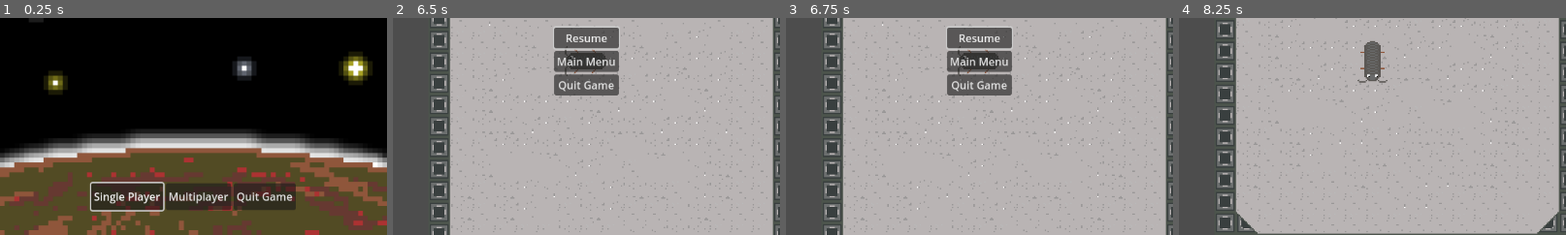
Above: before the commit, frames 1-4 (left to right).
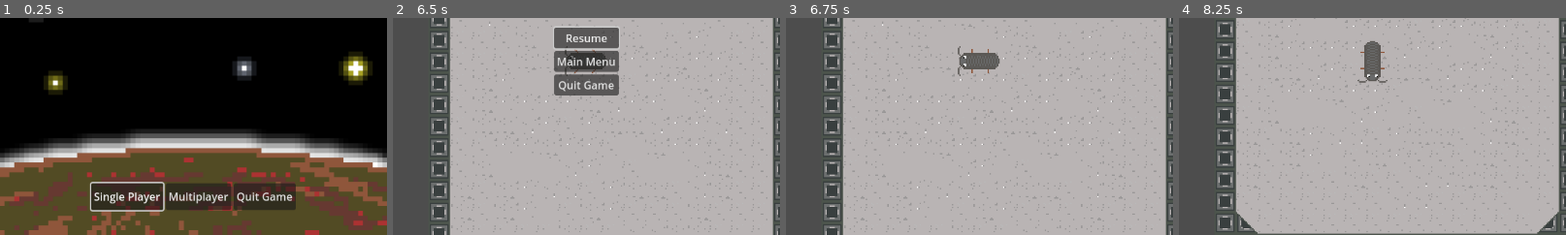
Above: after the commit, the same moments.

Repository: TheAdamSmith/precursor
Game: Godot game, scene res://ui/main_menu.tscn
Same seed, same stepped clock (60 frames per second), same inputs: the game is played once before the commit and once after it.
Inputs (mouse positions are % of the whole screen's width and height, from its top left):
- Up to frame 1 (0.25 s): no input
- Up to frame 2 (6.5 s): click "Single Player" at 0.5 s; click "Start Game" at 1.25 s; tap Enter at 2 s; hold D (move_right) 2.03-2.78 s; hold S (move_down) 2.78-3.53 s; hold D (move_right) 3.53-4.28 s; tap Space at 4.25 s; hold W (move_up) 4.28-5.03 s; hold A (move_left) from 5.03 s (still down); tap Escape (ui_cancel) at 5.65 s
- Up to frame 3 (6.75 s): release A (move_left) at 6.5 s; click "Resume" at 6.5 s
- Up to frame 4 (8.25 s): click (50, 50) at 7.25 s, where only the run before the commit has a clickable "Main Menu"; tap Enter at 8 s; hold S (move_down) from 8.03 s (still down)
The pictures show only the part of the screen within x 25-75%, y 40-90%; the shares and areas given below are measured in that part.

Frames 1-2 are identical in both runs. In frame 3, 4.6% of the frame differs, in the area x 41-59%, y 3-36%; in frame 4, nothing differs.

Commit message:
fixed bug with hud control node blocking mouse input

Diff:
--- a/ui/hud.tscn
+++ b/ui/hud.tscn
@@ -11,6 +11,7 @@
 anchor_bottom = 1.0
 grow_horizontal = 2
 grow_vertical = 2
+mouse_filter = 2
 
 [node name="Label" type="Label" parent="Control"]
 layout_mode = 1
--- a/ui/pause_screen.tscn
+++ b/ui/pause_screen.tscn
@@ -16,6 +16,7 @@
 anchor_bottom = 1.0
 grow_horizontal = 2
 grow_vertical = 2
+mouse_filter = 1
 script = ExtResource("1_elhuq")
 initial_focus = NodePath("VBoxContainer/ResumeButton")
 
@@ -35,16 +36,19 @@
 
 [node name="ResumeButton" type="Button" parent="PauseMenu/VBoxContainer"]
 layout_mode = 2
+mouse_filter = 1
 text = "Resume"
 script = ExtResource("2_rtyes")
 
 [node name="MainMenuButton" type="Button" parent="PauseMenu/VBoxContainer"]
 layout_mode = 2
+mouse_filter = 1
 text = "Main Menu"
 script = ExtResource("2_pyns1")
 next_scene_path = "res://ui/main_menu.tscn"
 
 [node name="QuitGameButton" type="Button" parent="PauseMenu/VBoxContainer"]
 layout_mode = 2
+mouse_filter = 1
 text = "Quit Game"
 script = ExtResource("3_dg1bm")
